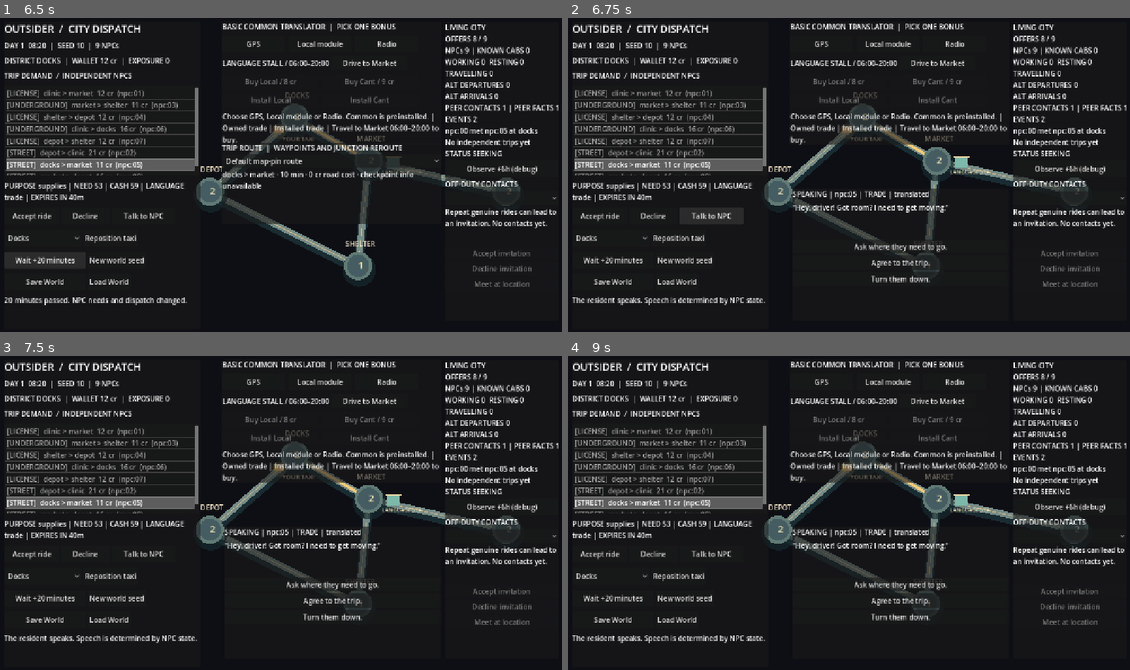
Above: before the commit, frames 1-4 (two rows, left to right).
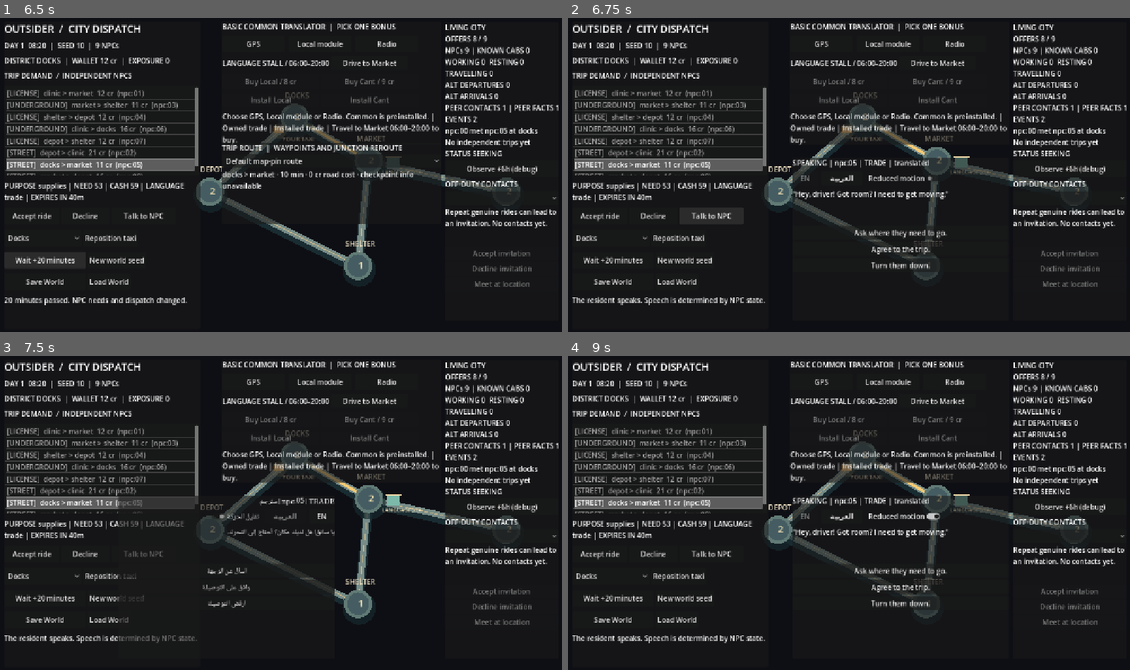
Above: after the commit, the same moments.

Repository: MohamedXIV/outsider-driver-2d
Game: Godot game, scene res://scenes/sandbox.tscn
The game is run twice, just before and just after one commit, with the same random seed, the same clock (stepped at 60 frames per second) and the same inputs.
Inputs (mouse positions are in pixels of both pictures, inside the frame that each line leads up to):
- Up to frame 1 (6.5 s): click "Accept ride" at 0.5 s; click "New world seed" at 1.25 s; click "Accept ride" at 2 s; click "New world seed" at 2.75 s; click "Decline" at 3.5 s; click "Docks" at 4.25 s; click "Reposition taxi" at 5 s; click "Wait +20 minutes" at 5.75 s
- Up to frame 2 (6.75 s): click "Talk to NPC" at 6.5 s
- Up to frame 3 (7.5 s): click (275, 516) at 7.25 s, where only the run after the commit has a clickable "العربية"
- Up to frame 4 (9 s): click (888, 516) at 8 s, where only the run after the commit has a clickable "EN"; click (905, 516) at 8.75 s, where only the run after the commit has a clickable "Reduced motion"

Frame 1 is identical in both runs. In frame 2, 2.8% of the frame differs, in the area x 39-79%, y 44-85%; in frame 3, 3.8%, in the area x 20-68%, y 44-92%; in frame 4, 2.8%.

Commit message:
feat: locale switch and accessible glyph-to-translation reveal in Godot dialogue

Diff:
--- a/scenes/sandbox.tscn
+++ b/scenes/sandbox.tscn
@@ -162,7 +162,7 @@
 
 [node name="DialoguePanel" type="PanelContainer" parent="HUD"]
 offset_left = 515.0
-offset_top = 395.0
+offset_top = 325.0
 offset_right = 1005.0
 offset_bottom = 695.0
 visible = false
@@ -175,11 +175,35 @@
 layout_mode = 2
 text = "SPEAKING TO RESIDENT"
 
+[node name="LanguageSettings" type="HBoxContainer" parent="HUD/DialoguePanel/Content"]
+layout_mode = 2
+theme_override_constants/separation = 8
+
+[node name="English" type="Button" parent="HUD/DialoguePanel/Content/LanguageSettings"]
+layout_mode = 2
+custom_minimum_size = Vector2(58, 31)
+text = "EN"
+
+[node name="Arabic" type="Button" parent="HUD/DialoguePanel/Content/LanguageSettings"]
+layout_mode = 2
+custom_minimum_size = Vector2(92, 31)
+text = "العربية"
+
+[node name="ReducedMotion" type="CheckButton" parent="HUD/DialoguePanel/Content/LanguageSettings"]
+layout_mode = 2
+text = "Reduced motion"
+
 [node name="Line" type="Label" parent="HUD/DialoguePanel/Content"]
 custom_minimum_size = Vector2(470, 76)
 layout_mode = 2
 autowrap_mode = 3
 text = "A live NPC speaks in their own language."
+
+[node name="SkipTranslation" type="Button" parent="HUD/DialoguePanel/Content"]
+layout_mode = 2
+custom_minimum_size = Vector2(460, 30)
+text = "Show translation now"
+visible = false
 
 [node name="RequestCommon" type="Button" parent="HUD/DialoguePanel/Content"]
 layout_mode = 2
--- a/scripts/sandbox/sandbox_main.gd
+++ b/scripts/sandbox/sandbox_main.gd
@@ -24,6 +24,10 @@
 @onready var _dialogue_title: Label = $HUD/DialoguePanel/Content/Title
 @onready var _dialogue_text: Label = $HUD/DialoguePanel/Content/Line
 @onready var _dialogue_choices: VBoxContainer = $HUD/DialoguePanel/Content/Choices
+@onready var _locale_en: Button = $HUD/DialoguePanel/Content/LanguageSettings/English
+@onready var _locale_ar: Button = $HUD/DialoguePanel/Content/LanguageSettings/Arabic
+@onready var _reduce_motion: CheckButton = $HUD/DialoguePanel/Content/LanguageSettings/ReducedMotion
+@onready var _skip_translation: Button = $HUD/DialoguePanel/Content/SkipTranslation
 @onready var _gear_panel: PanelContainer = $HUD/GearPanel
 @onready var _gear_info: Label = $HUD/GearPanel/Content/Info
 @onready var _gps: Button = $HUD/GearPanel/Content/Devices/GPS
@@ -59,6 +63,15 @@
 var _route_for_offer: String = ""
 var _selected_meeting_id: String = ""
 var _meeting_dialogue: SandboxMeetingDialogue
+var _ui_locale: String = "en"
+var _reduced_motion: bool = false
+var _speech_identity: String = ""
+var _source_text: String = ""
+var _translated_text: String = ""
+var _reveal_pending: bool = false
+var _reveal_elapsed: float = 0.0
+const REVEAL_SECONDS: float = 0.7
+const ARABIC_FONT: String = "res://assets/fonts/NotoNaskhArabicUI[wght].ttf"
 
 
 func _ready() -> void:
@@ -80,6 +93,14 @@
 	_install_local.pressed.connect(_on_install_module.bind("local"))
 	_install_cant.pressed.connect(_on_install_module.bind("cant"))
 	_request_common.pressed.connect(_on_ask_common)
+	_locale_en.pressed.connect(_on_language_locale.bind("en"))
+	_locale_ar.pressed.connect(_on_language_locale.bind("ar"))
+	_reduce_motion.toggled.connect(_on_reduced_motion)
+	_skip_translation.pressed.connect(_finish_language_reveal)
+	if OS.has_feature("web"):
+		_reduced_motion = bool(JavaScriptBridge.eval(
+				"window.matchMedia('(prefers-reduced-motion: reduce)').matches", true))
+	_reduce_motion.set_pressed_no_signal(_reduced_motion)
 	_radio.pressed.connect(_on_starter_device.bind("radio"))
 	_meeting_selector.item_selected.connect(_on_meeting_selected)
 	_meeting_accept.pressed.connect(_on_meeting_accept)
@@ -98,6 +119,10 @@
 
 
 func _process(delta: float) -> void:
+	if _reveal_pending and _conversation != null:
+		_reveal_elapsed += maxf(delta, 0.0)
+		if _reveal_elapsed >= REVEAL_SECONDS:
+			_finish_language_reveal()
 	if _world.meeting_in_progress():
 		_elapsed = 0.0 # Freeze automatic ticks while the player is choosing at the meeting.
 		return
@@ -227,6 +252,39 @@
 			_world.install_language_module(language) else "Module not in inventory, already installed or currently busy."
 	_conversation = null # The next NPC encounter uses the newly installed language access.
 	_render()
+
+
+func _on_language_locale(locale: String) -> void:
+	if locale != "en" and locale != "ar":
+		return
+	_ui_locale = locale
+	_render()
+
+
+func _on_reduced_motion(enabled: bool) -> void:
+	_reduced_motion = enabled
+	if enabled and _reveal_pending:
+		_finish_language_reveal()
+	_render()
+
+
+func _finish_language_reveal() -> void:
+	if not _reveal_pending:
+		return
+	_reveal_pending = false
+	_reveal_elapsed = 0.0
+	_dialogue_text.text = _translated_text
+	_skip_translation.visible = false
+	_publish_reveal_web()
+
+
+func _publish_reveal_web() -> void:
+	if OS.has_feature("web"):
+		JavaScriptBridge.eval(
+				"Object.assign(document.documentElement.dataset,%s)" % JSON.stringify({
+					"sandboxDialogueText": _dialogue_text.text,
+					"sandboxRevealPending": str(_reveal_pending).to_lower()
+				}), true)
 
 
 func _on_ask_common() -> void:
@@ -467,24 +525,34 @@
 	if _conversation != null:
 		var speaker_offer: Dictionary = _world.offer_by_id(_conversation.offer_id)
 		var speaker: Dictionary = _world.resident(str(speaker_offer.get("npc_id", "")))
-		_dialogue_title.text = "SPEAKING | %s | %s | %s" % [
-			speaker["id"], str(speaker["language"]).to_upper(),
+		var language: String = _conversation.spoken_language(_world)
+		_dialogue_title.text = ("%s | %s | %s" % [
+			str(speaker["id"]), language.to_upper(),
+			"مترجم" if _conversation.understood() else "غير مترجم"
+		]) if _ui_locale == "ar" else ("SPEAKING | %s | %s | %s" % [
+			str(speaker["id"]), language.to_upper(),
 			"translated" if _conversation.understood() else "untranslated"
-		]
+		])
 		var frame: Dictionary = _conversation.current_frame()
 		_request_common.visible = not _conversation.understood() \
 				and not _world.common_requests.has(_conversation.offer_id) \
 				and frame.get("tags", []).has("intent:request_trip")
-		_dialogue_text.text = str(frame.get("text", ""))
+		_update_dialogue_presentation(frame, speaker_offer, speaker, language)
 		var choices: Array = frame.get("choices", [])
 		for i in range(choices.size()):
 			var button: Button = Button.new()
-			button.text = str(choices[i])
+			button.text = SandboxLanguagePresentation.localized_choice(str(choices[i]), _ui_locale)
 			button.custom_minimum_size = Vector2(0, 32)
+			if _ui_locale == "ar":
+				button.add_theme_font_override("font", load(ARABIC_FONT))
+				button.text_direction = Control.TEXT_DIRECTION_RTL
 			button.pressed.connect(_on_dialogue_choice.bind(i))
 			_dialogue_choices.add_child(button)
 	if _conversation == null:
+		_speech_identity = ""
+		_reveal_pending = false
 		_request_common.visible = false
+		_skip_translation.visible = false
 	var phase: String = "enroute" if not _world.active_offer_id.is_empty() else "seeking"
 	var departed: int = _count_events("npc_alternative_departed")
 	var arrived: int = _count_events("npc_alternative_arrived")
@@ -561,8 +629,57 @@
 			str(_conversation.recognizes_driver()).to_lower() if _conversation != null else "false"
 		]
 		JavaScriptBridge.eval(web_state, true)
+		JavaScriptBridge.eval("Object.assign(document.documentElement.dataset,%s)" % JSON.stringify({
+			"sandboxUILocale": _ui_locale,
+			"sandboxRevealPending": str(_reveal_pending).to_lower(),
+			"sandboxGlyphText": _source_text if _conversation != null else "",
+			"sandboxChoiceLabels": JSON.stringify(
+				_dialogue_choices.get_children().map(func(c: Node) -> String: return str(c.text)))
+		}), true)
 		_expose_meeting_web()
 		call_deferred("_publish_language_web")
+
+
+
+func _update_dialogue_presentation(frame: Dictionary, offer: Dictionary, speaker: Dictionary,
+		language: String) -> void:
+	var rtl: bool = _ui_locale == "ar"
+	_dialogue_panel.layout_direction = Control.LAYOUT_DIRECTION_RTL if rtl else Control.LAYOUT_DIRECTION_LTR
+	_dialogue_text.text_direction = Control.TEXT_DIRECTION_RTL if rtl else Control.TEXT_DIRECTION_LTR
+	_dialogue_title.text_direction = Control.TEXT_DIRECTION_RTL if rtl else Control.TEXT_DIRECTION_LTR
+	_locale_en.disabled = not rtl
+	_locale_ar.disabled = rtl
+	_reduce_motion.text = "تقليل الحركة" if rtl else "Reduced motion"
+	_request_common.text = "اطلب التحدث باللغة المشتركة" if rtl else "Ask to speak Common"
+	_skip_translation.text = "اعرض الترجمة الآن" if rtl else "Show translation now"
+	var arabic_font: Font = load(ARABIC_FONT)
+	for control in [_dialogue_title, _request_common, _reduce_motion, _skip_translation]:
+		if rtl:
+			control.add_theme_font_override("font", arabic_font)
+		else:
+			control.remove_theme_font_override("font")
+	var stamp: String = "%d|%s|%s|%s|%s" % [
+		_conversation.get_instance_id(), _conversation.offer_id, JSON.stringify(frame),
+		_ui_locale, str(_conversation.understood())
+	]
+	if stamp != _speech_identity:
+		_speech_identity = stamp
+		_source_text = SandboxLanguagePresentation.source_line(language,
+				SandboxLanguagePresentation.speech_key(frame, speaker))
+		_translated_text = SandboxLanguagePresentation.localized_line(frame, speaker, offer, _ui_locale) \
+				if _conversation.understood() else ""
+		_reveal_elapsed = 0.0
+		_reveal_pending = _conversation.understood() and not _source_text.is_empty() \
+				and not _reduced_motion
+	_dialogue_text.text = _source_text if _reveal_pending else (
+			_translated_text if _conversation.understood() else str(frame.get("text", "")))
+	_skip_translation.visible = _reveal_pending
+	_dialogue_text.remove_theme_font_override("font")
+	var glyph_font: String = SandboxLanguagePresentation.native_font_path(language)
+	if _reveal_pending or (not _conversation.understood() and not glyph_font.is_empty()):
+		_dialogue_text.add_theme_font_override("font", load(glyph_font))
+	elif rtl:
+		_dialogue_text.add_theme_font_override("font", arabic_font)
 
 
 func _publish_language_web() -> void:
@@ -588,7 +705,11 @@
 		"sandboxRefuseRiderPoint": _refuse.get_global_rect().get_center(),
 		"sandboxDistrictPoint": _districts.get_global_rect().get_center(),
 		"sandboxRepositionPoint": _reposition.get_global_rect().get_center(),
-		"sandboxOfferTalkPoint": _talk.get_global_rect().get_center()
+		"sandboxOfferTalkPoint": _talk.get_global_rect().get_center(),
+		"sandboxLocaleEnglishPoint": _locale_en.get_global_rect().get_center(),
+		"sandboxLocaleArabicPoint": _locale_ar.get_global_rect().get_center(),
+		"sandboxReducedMotionPoint": _reduce_motion.get_global_rect().get_center(),
+		"sandboxSkipRevealPoint": _skip_translation.get_global_rect().get_center()
 	}
 	var payload: Dictionary = {}
 	for key in values:
